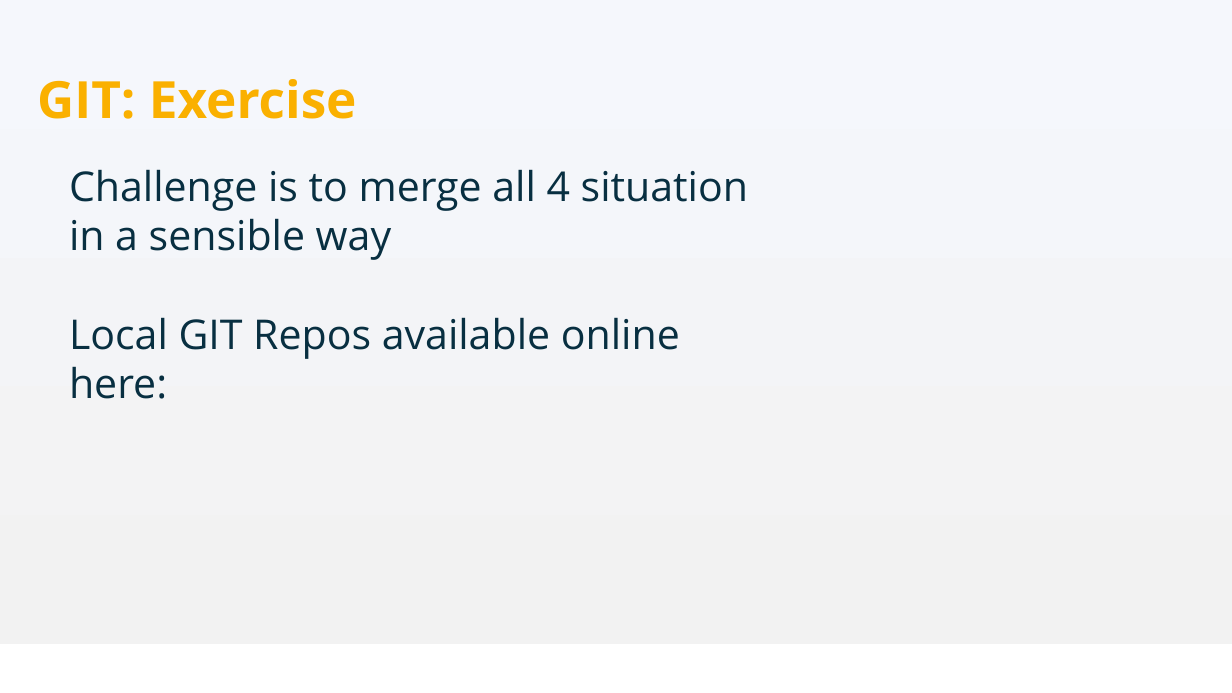
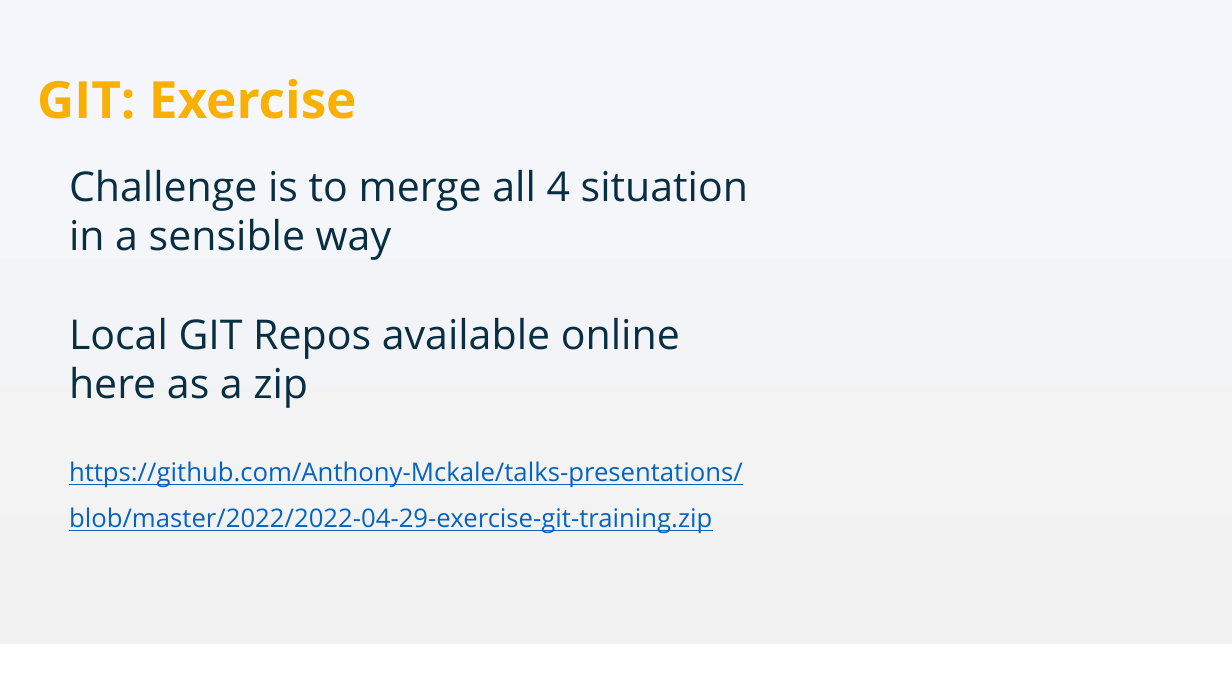
Before and after one commit to Anthony-Mckale/talks-presentations, a slide deck: slide 14 of 2022/2022-04-29-Git-Exercises.pptx. Drawn at 1232x693 pixels with LibreOffice and Linux fonts; fonts in the diff are those of the drawing; background and template pictures are left out. Boxes give left, top, right and bottom in pixels: in the first picture for what was removed or moved away, otherwise in the second. Text is boxed around its words. In the diff, an @@ line names an element or a change of style, - is before the commit and + after.

Commit message:
DSOP-MISC: update

```diff
--- a/2022/2022-04-29-Git-Exercises.pptx
+++ b/2022/2022-04-29-Git-Exercises.pptx
@@ text at [69, 317, 743, 534]: text changed; size 32 to 20 pt; text colour #082F41 to #0563C1 @@
-Local GIT Repos available online here:
+Local GIT Repos available online here as a zip
+https://github.com/Anthony-Mckale/talks-presentations/blob/master/2022/2022-04-29-exercise-git-training.zip
```
